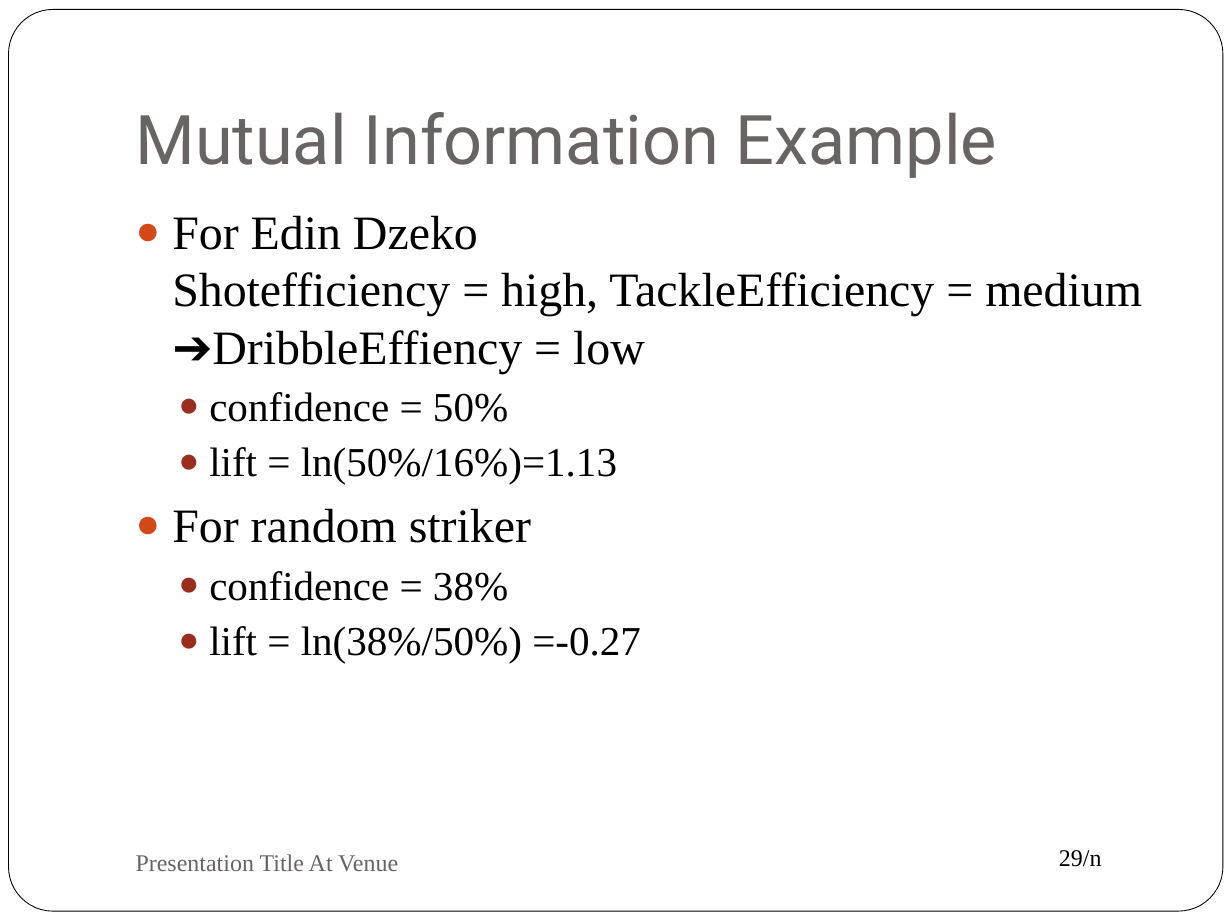
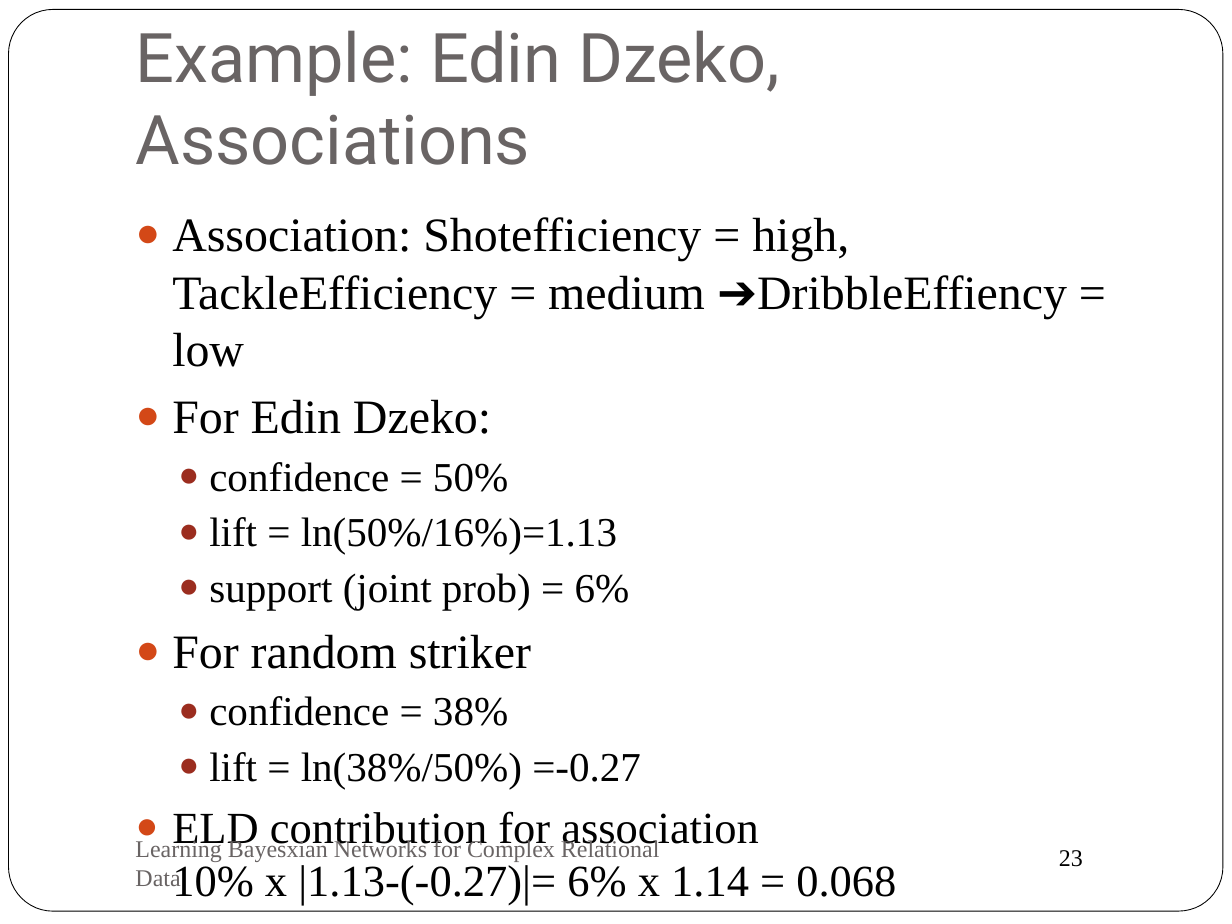
Before and after one commit to oschulte/srl-tutorial-slides, a slide deck: slide 23 of ch6-anomaly.pptx (slide 29 before the commit). Drawn at 1232x924 pixels with LibreOffice and Linux fonts; fonts in the diff are those of the drawing. Boxes give left, top, right and bottom in pixels: in the first picture for what was removed or moved away, otherwise in the second. Text is boxed around its words. In the diff, an @@ line names an element or a change of style, - is before the commit and + after.

```diff
--- a/ch6-anomaly.pptx
+++ b/ch6-anomaly.pptx
@@ title at (x1=136, y1=30, x2=780, y2=165): text changed @@
-Mutual Information Example
+Example: Edin Dzeko, Associations
@@ text at (x1=172, y1=217, x2=1067, y2=434): text changed @@
-● For Edin Dzeko
-  Shotefficiency = high, TackleEfficiency = medium ➔DribbleEffiency = low
+● Association: Shotefficiency = high, TackleEfficiency = medium ➔DribbleEffiency = low
+● For Edin Dzeko:
@@ text at (x1=209, y1=573, x2=630, y2=610): paragraph added @@
+  ● support (joint prob) = 6%
@@ text at (x1=135, y1=838, x2=659, y2=886): text changed @@
-Presentation Title At Venue
+Learning Bayesxian Networks for Complex Relational Data
@@ text at (x1=172, y1=811, x2=896, y2=905): paragraph added @@
+● ELD contribution for association
+  10% x |1.13-(-0.27)|= 6% x 1.14 = 0.068
@@ page number at (x1=1059, y1=850, x2=1083, y2=867): text changed @@
-29/n
+23
```
Also in this commit, not shown: 21 other slides changed, 2 slides added, 2 slides removed.
